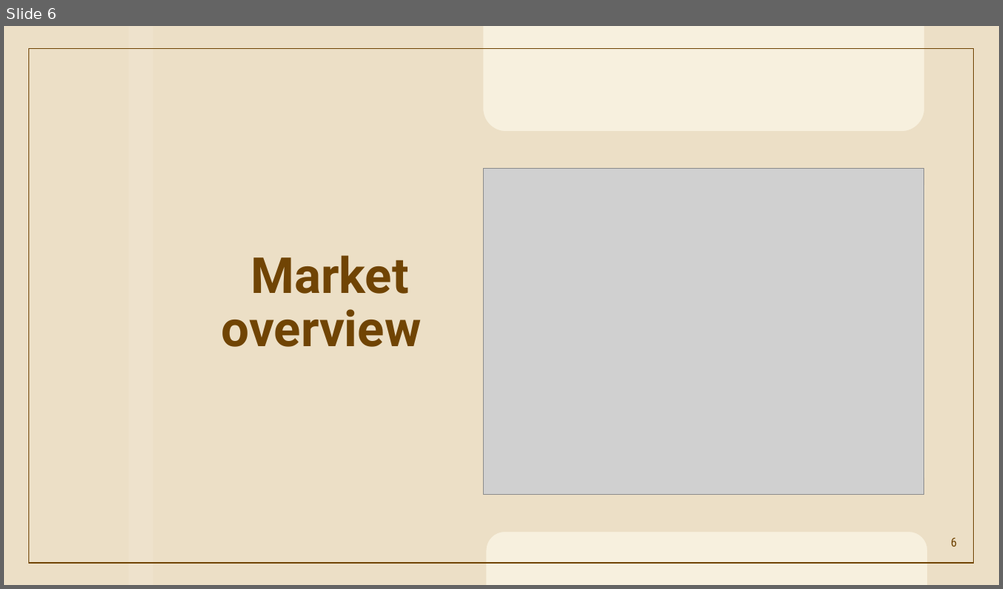
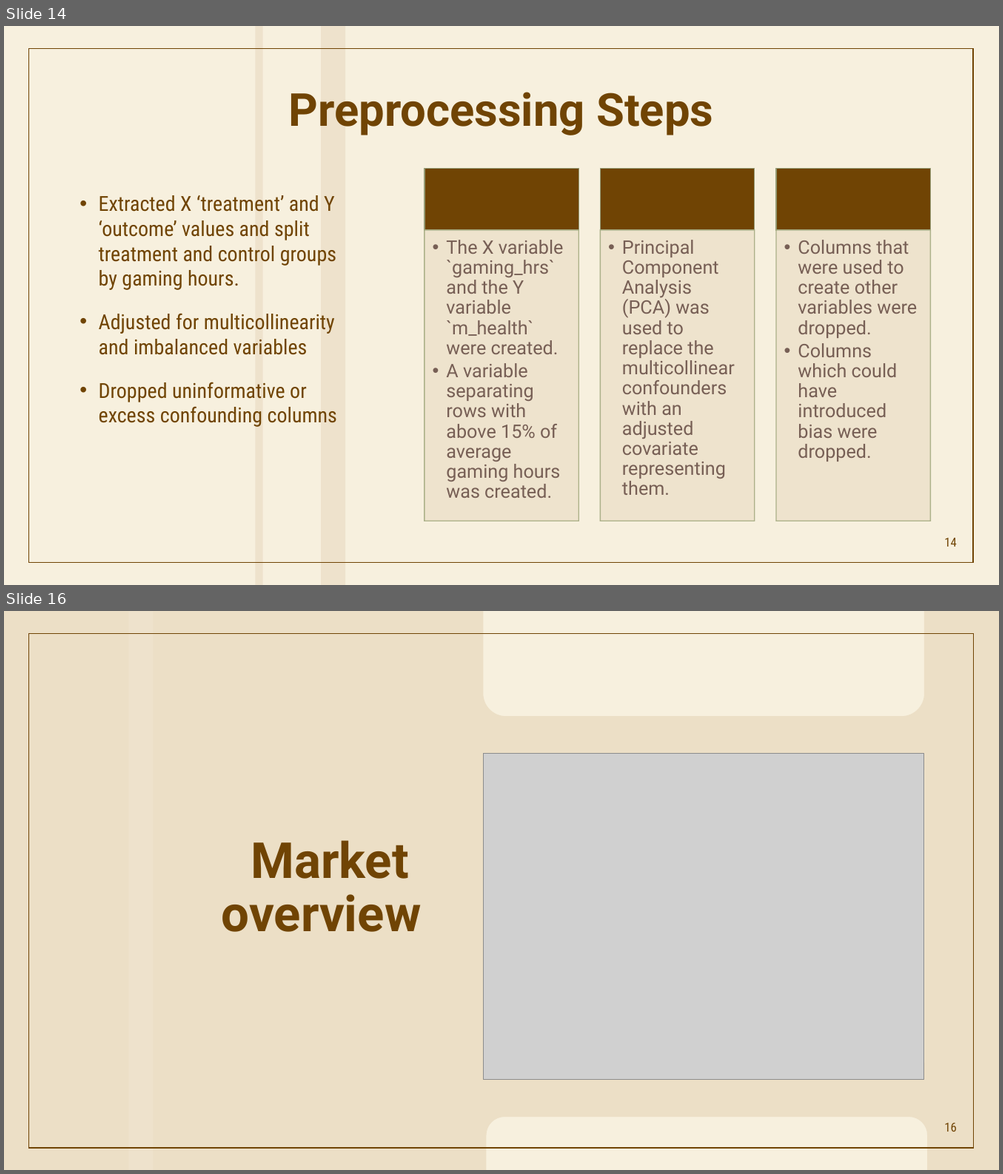
Before and after one commit to FaatimahMajothi98/Causal-Inference-Analysis, a slide deck: Causal Inference.pptx. Shown one above the other, each under a label of ours: slide 6 before the commit, slides 14 and 16 after it; the slides between them are not shown. The pictures are 1003x589 and 1003x1174 pixels, drawn with LibreOffice and Linux fonts; fonts in the diff are those of the drawing; grey boxes stand for pictures; background and template pictures are left out. Boxes give left, top, right and bottom in pixels: in the first picture for what was removed or moved away, otherwise in the second. Text is boxed around its words. In the diff, an @@ line names an element or a change of style, - is before the commit and + after.

```diff
--- a/Causal Inference.pptx
+++ b/Causal Inference.pptx
@@ slide 14 added at (4,26,999,585), background #F7F0DE @@
@@ rectangle added at (256,26,263,585), fill #EEE2CC @@
@@ rectangle added at (321,26,346,585), fill #EEE2CC @@
@@ rectangle added at (28,48,973,563), outline #704404 1 pt @@
@@ title added at (288,92,713,136), 44 pt, text #704404, bold @@
+Preprocessing Steps
@@ text added at (99,195,337,427), 20 pt, text #704404 @@
+• Extracted X ‘treatment’ and Y ‘outcome’ values and split treatment and control groups by gaming hours.
+• Adjusted for multicollinearity and imbalanced variables
+• Dropped uninformative or excess confounding columns
@@ group added at (424,169,930,521): 6 rectangles, 3 texts @@
+  • The X variable `gaming_hrs` and the Y variable `m_health` were created.
+  • A variable separating rows with above 15% of average gaming hours was created.
+  • Principal Component Analysis (PCA) was used to replace the multicollinear confounders with an adjusted covariate representing them.
+  • Columns that were used to create other variables were dropped.
+  • Columns which could have introduced bias were dropped.
@@ page number added at (944,538,956,547), 12 pt, text #704404 @@
+14
@@ what was slide 6 is now slide 16 @@
@@ page number at (944,1123,956,1132): text changed @@
-6
+16
```
Also in this commit, not shown: 1 slide changed, 12 other slides added, 4 slides removed, 7 other files.
